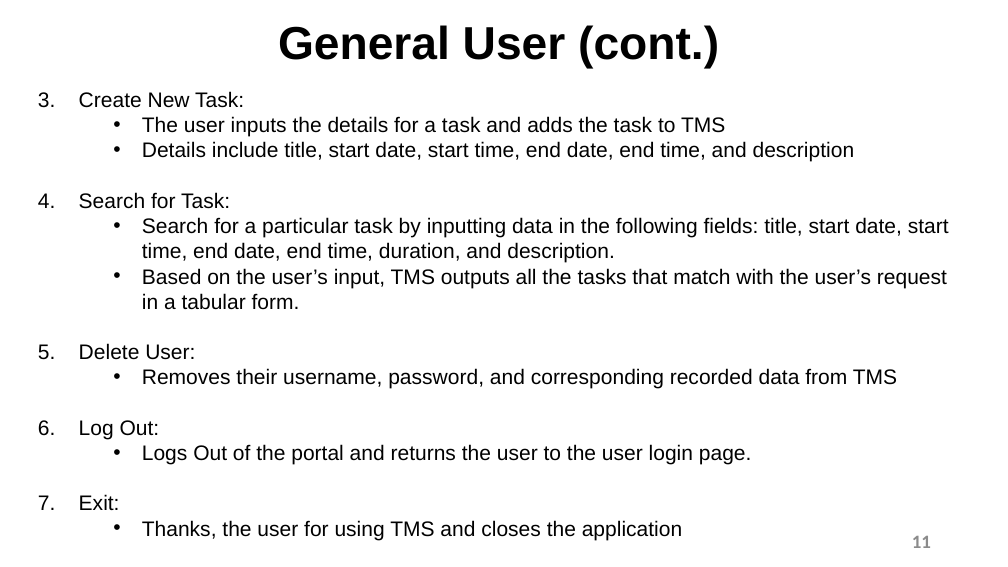
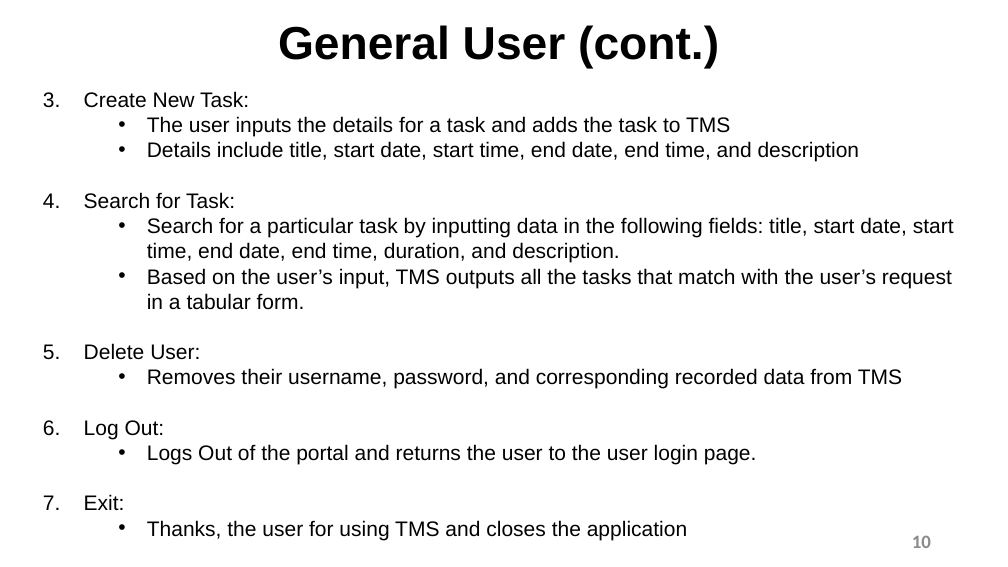
Before and after one commit to muntasir-hossain314159/Task-Management-System, a slide deck: slide 11 of Task_Management_System_Presentation_File/CSCI-2210-01_Presentation File_WORA_00673995.pptx. Drawn at 1008x567 pixels with LibreOffice and Linux fonts; fonts in the diff are those of the drawing. Boxes give left, top, right and bottom in pixels: in the first picture for what was removed or moved away, otherwise in the second. Text is boxed around its words. In the diff, an @@ line names an element or a change of style, - is before the commit and + after.

```diff
--- a/Task_Management_System_Presentation_File/CSCI-2210-01_Presentation File_WORA_00673995.pptx
+++ b/Task_Management_System_Presentation_File/CSCI-2210-01_Presentation File_WORA_00673995.pptx
@@ text "3. Create New Task:": place and size @@
-text "3. Create New Task:" at (38, 91, 949, 540)
+text "3. Create New Task:" at (43, 91, 954, 540)
@@ text at (912, 536, 931, 548): text changed @@
-11
+10
```
Also in this commit, not shown: 29 other slides changed.
